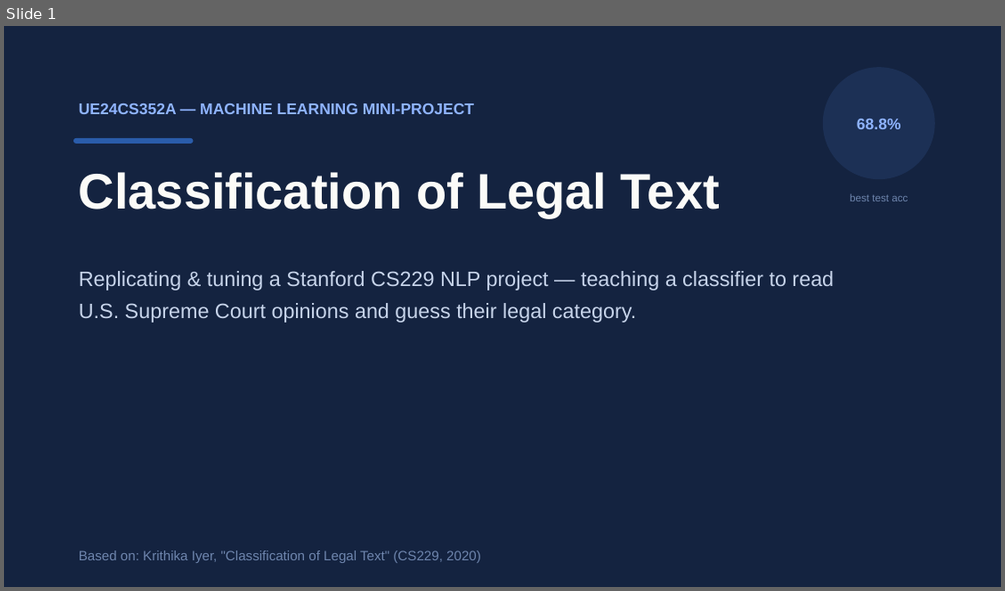
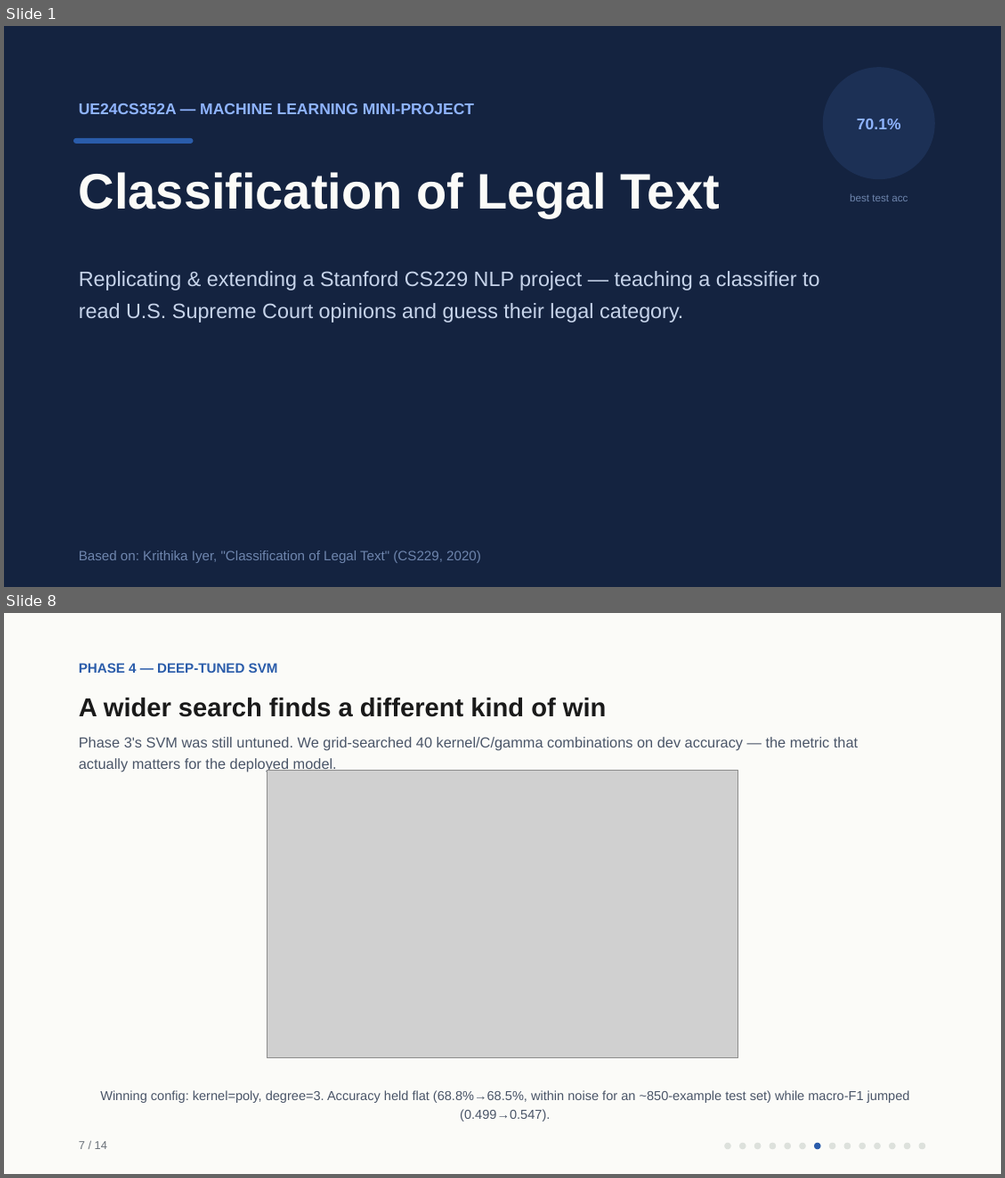
Before and after one commit to amogh-herle/ML-MINI-PROJECT, a slide deck: report/slides.pptx. Shown one above the other, each under a label of ours: slide 1 before the commit, slides 1 and 8 after it; the slides between them are not shown. The pictures are 1005x591 and 1005x1178 pixels, drawn with LibreOffice and Linux fonts; fonts in the diff are those of the drawing; grey boxes stand for pictures. Boxes give left, top, right and bottom in pixels: in the first picture for what was removed or moved away, otherwise in the second. Text is boxed around its words. In the diff, an @@ line names an element or a change of style, - is before the commit and + after.

```diff
--- a/report/slides.pptx
+++ b/report/slides.pptx
@@ slide 8 added at (x1=4, y1=613, x2=1001, y2=1174), background #FFFFFF @@
@@ rectangle added at (x1=4, y1=613, x2=1001, y2=1174), fill #FBFBF8 @@
@@ text added at (x1=79, y1=663, x2=278, y2=673), 13 pt, text #2A5CAA, bold @@
+PHASE 4 — DEEP-TUNED SVM
@@ text added at (x1=79, y1=698, x2=607, y2=717), 25 pt, text #1A1A1A, bold @@
+A wider search finds a different kind of win
@@ text added at (x1=79, y1=737, x2=858, y2=772), 14 pt, text #4A5568 @@
+Phase 3's SVM was still untuned. We grid-searched 40 kernel/C/gamma combinations on dev accuracy — the metric that actually matters for the deployed model.
@@ picture added at (x1=267, y1=770, x2=738, y2=1058) @@
@@ text added at (x1=100, y1=1090, x2=910, y2=1121), 12.5 pt, text #4A5568 @@
+Winning config: kernel=poly, degree=3. Accuracy held flat (68.8%→68.5%, within noise for an ~850-example test set) while macro-F1 jumped (0.499→0.547).
@@ text added at (x1=79, y1=1141, x2=107, y2=1149), 11 pt, text #6A7179 @@
+7 / 14
@@ ellipse added at (x1=724, y1=1143, x2=731, y2=1149), fill #DDE1DC @@
@@ ellipse added at (x1=739, y1=1143, x2=745, y2=1149), fill #DDE1DC @@
@@ ellipse added at (x1=754, y1=1143, x2=760, y2=1149), fill #DDE1DC @@
@@ ellipse added at (x1=769, y1=1143, x2=776, y2=1149), fill #DDE1DC @@
@@ ellipse added at (x1=784, y1=1143, x2=791, y2=1149), fill #DDE1DC @@
@@ ellipse added at (x1=799, y1=1143, x2=806, y2=1149), fill #DDE1DC @@
@@ ellipse added at (x1=814, y1=1143, x2=821, y2=1149), fill #2A5CAA @@
@@ ellipse added at (x1=829, y1=1143, x2=835, y2=1149), fill #DDE1DC @@
@@ ellipse added at (x1=844, y1=1143, x2=850, y2=1149), fill #DDE1DC @@
@@ ellipse added at (x1=858, y1=1143, x2=866, y2=1149), fill #DDE1DC @@
@@ ellipse added at (x1=874, y1=1143, x2=881, y2=1149), fill #DDE1DC @@
@@ ellipse added at (x1=889, y1=1143, x2=896, y2=1149), fill #DDE1DC @@
@@ ellipse added at (x1=904, y1=1143, x2=910, y2=1149), fill #DDE1DC @@
@@ ellipse added at (x1=919, y1=1143, x2=925, y2=1149), fill #DDE1DC @@
@@ slide 1 changed as well @@
@@ text in ellipse at (x1=857, y1=119, x2=901, y2=129): text changed @@
-68.8%
+70.1%
@@ text at (x1=79, y1=271, x2=819, y2=322): text changed @@
-Replicating & tuning a Stanford CS229 NLP project — teaching a classifier to read U.S. Supreme Court opinions and guess their legal category.
+Replicating & extending a Stanford CS229 NLP project — teaching a classifier to read U.S. Supreme Court opinions and guess their legal category.
```
Also in this commit, not shown: 7 other slides changed, 6 other slides added, 4 slides removed, 37 other files.
